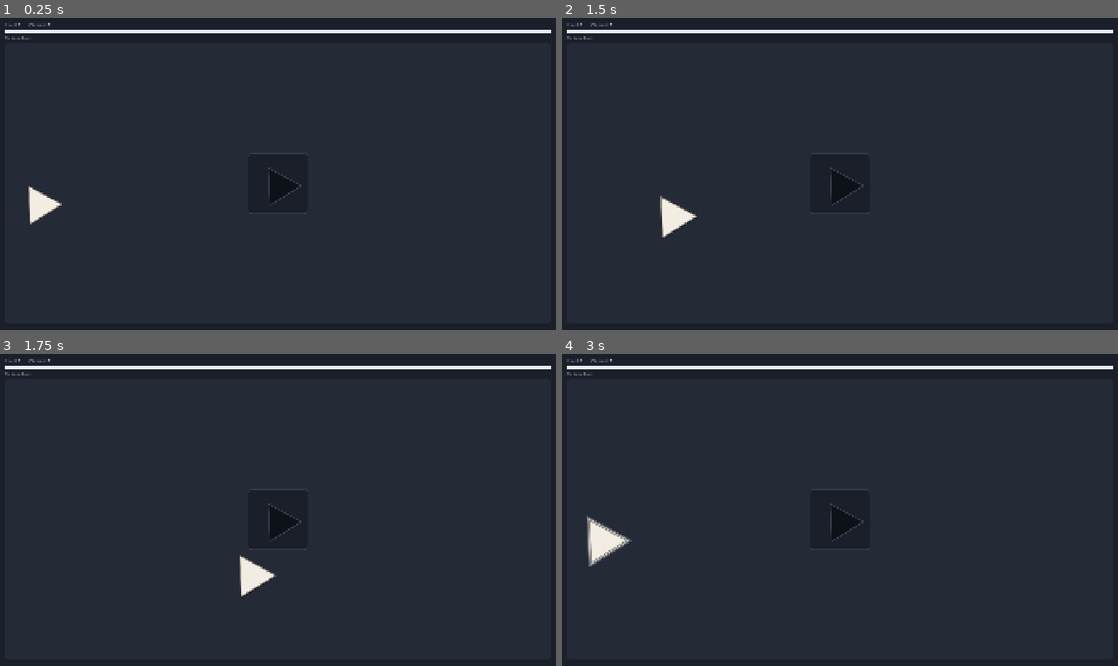
Above: before the commit, frames 1-4 (two rows, left to right).
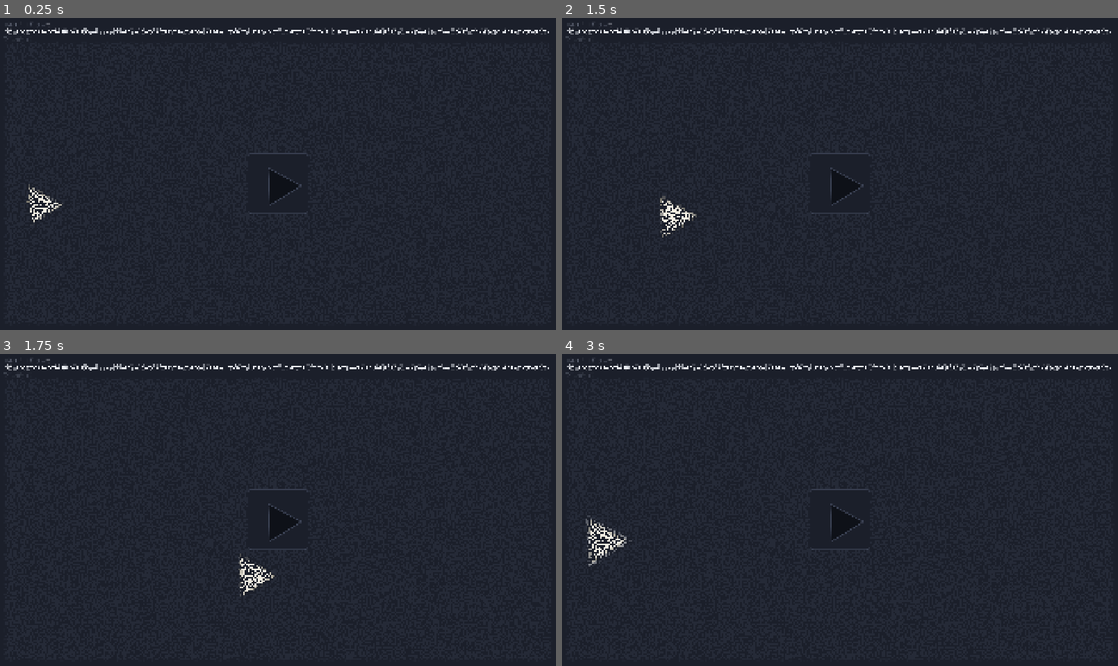
Above: after the commit, the same moments.

Repository: ooooonnnnn/Colorblind-Shape-Match
Game: Godot game, scene res://main.tscn
Same seed, same stepped clock (60 frames per second), same inputs: the game is played once before the commit and once after it.
Inputs (mouse positions are in pixels of both pictures, inside the frame that each line leads up to):
- Up to frame 1 (0.25 s): no input
- Up to frame 2 (1.5 s): tap Enter (ui_accept) at 0.5, 1.25 s; drag from (840, 183) to (895, 105) at 0.52 s; drag from (600, 202) to (812, 236) at 1.27 s
- Up to frame 3 (1.75 s): no input
- Up to frame 4 (3 s): move the mouse to (895, 441) at 2.02 s; click (895, 441) at 2.17 s; tap Enter (ui_accept) at 2.75 s; drag from (812, 572) to (673, 463) at 2.77 s

The runs differ from the first frame. In frame 1, 1.3% of the frame differs, in the area x 0-100%, y 1-67%; in frame 2, 1.3%; in frame 3, 1.3%; in frame 4, 1.5%, in the area x 0-100%, y 1-69%.

Commit message:
ishihara filter

Diff:
--- /dev/null
+++ b/dots.json
@@ -0,0 +1,5 @@
+{
+	"max_radius": 5,
+	"gap": 1,
+	"fill_percent": 80
+}
--- a/main.tscn
+++ b/main.tscn
@@ -1,9 +1,10 @@
-[gd_scene load_steps=8 format=3]
+[gd_scene load_steps=9 format=3]
 
 [ext_resource type="Script" path="res://scripts/main.gd" id="1_main"]
 [ext_resource type="Script" path="res://scripts/timer_bar.gd" id="2_timer"]
 [ext_resource type="AudioStream" path="res://sounds/uh_uh.mp3" id="4_uh_uh"]
 [ext_resource type="AudioStream" path="res://sounds/chime.mp3" id="5_chime"]
+[ext_resource type="Script" path="res://scripts/dots.gd" id="6_dots"]
 
 [sub_resource type="Theme" id="Theme_ui"]
 default_font_size = 16
@@ -133,3 +134,7 @@
 
 [node name="Chime" type="AudioStreamPlayer" parent="."]
 stream = ExtResource("5_chime")
+
+[node name="Dots" type="CanvasLayer" parent="." node_paths=PackedStringArray("mask")]
+script = ExtResource("6_dots")
+mask = NodePath("../Content/Board/Tray")
--- /dev/null
+++ b/scripts/dots.gd
@@ -0,0 +1,150 @@
+extends CanvasLayer
+## Redraws the whole screen, except the mask rectangle, as non-overlapping
+## circles that each take the color under their center. The circles are packed
+## once per screen size and mask position; their colors follow the screen live.
+
+const CONFIG_PATH := "res://dots.json"
+const MIN_RADIUS := 1.0     # px; spots that only fit a smaller circle are skipped
+const CELL := 4.0          # px; side of the cells used to track where free space is left
+
+@export var mask: Control  ## stays clear of circles
+
+var max_radius := 14.0  # px
+var gap := 3.0          # px between neighbouring circles
+var fill := 0.5         # fraction of the area outside the mask to cover
+
+var _background := ColorRect.new()
+var _circles := MultiMeshInstance2D.new()
+var _packed_for := Rect2()  # the mask rect the circles were packed around
+var _packed_size := Vector2.ZERO
+
+
+func _ready() -> void:
+	layer = 100
+	_load_config()
+
+	var bg_material := ShaderMaterial.new()
+	bg_material.shader = preload("res://shaders/dot_background.gdshader")
+	bg_material.set_shader_parameter("background", ProjectSettings.get_setting("rendering/environment/defaults/default_clear_color"))
+	_background.material = bg_material
+	_background.mouse_filter = Control.MOUSE_FILTER_IGNORE
+	add_child(_background)
+
+	var quad := QuadMesh.new()
+	quad.size = Vector2.ONE
+	var circle_material := ShaderMaterial.new()
+	circle_material.shader = preload("res://shaders/dot_circle.gdshader")
+	_circles.material = circle_material
+	_circles.multimesh = MultiMesh.new()
+	_circles.multimesh.transform_format = MultiMesh.TRANSFORM_2D
+	_circles.multimesh.mesh = quad
+	add_child(_circles)
+
+
+func _load_config() -> void:
+	var data = JSON.parse_string(FileAccess.get_file_as_string(CONFIG_PATH))
+	if not data is Dictionary:
+		push_error("Bad or missing dot config in %s" % CONFIG_PATH)
+		data = {}
+	max_radius = maxf(MIN_RADIUS, float(data.get("max_radius", max_radius)))
+	gap = maxf(0.0, float(data.get("gap", gap)))
+	fill = clampf(float(data.get("fill_percent", fill * 100)) / 100, 0.0, 1.0)
+
+
+func _process(_delta: float) -> void:
+	var screen := get_viewport().get_visible_rect().size
+	var mask_rect := mask.get_global_rect() if mask else Rect2()
+	if screen == _packed_size and mask_rect == _packed_for:
+		return
+	_packed_size = screen
+	_packed_for = mask_rect
+	_background.size = screen
+	_background.material.set_shader_parameter("mask_rect",
+			Vector4(mask_rect.position.x / screen.x, mask_rect.position.y / screen.y,
+					mask_rect.size.x / screen.x, mask_rect.size.y / screen.y))
+	_show(_pack(screen, mask_rect))
+
+
+## Circles as (x, y, radius), placed one at a time at random free spots, each
+## as large as fits, until they cover the fill fraction of the area outside mask_rect.
+func _pack(screen: Vector2, mask_rect: Rect2) -> PackedVector3Array:
+	var circles := PackedVector3Array()
+	var valid_area := screen.x * screen.y - mask_rect.get_area()
+	var target := fill * valid_area
+	var covered := 0.0
+	var mask_center := mask_rect.get_center()
+	var mask_half := mask_rect.size / 2
+
+	# Any circle that can touch a new one has its center within reach of it,
+	# so only the 3x3 grid cells around a candidate need checking.
+	var reach := 2 * max_radius + gap
+	var cols := ceili(screen.x / reach)
+	var rows := ceili(screen.y / reach)
+	var grid: Array[PackedInt32Array] = []
+	grid.resize(cols * rows)
+
+	# Candidates are drawn from small cells whose centers are not yet covered
+	# by a circle plus its gap, so draws rarely land on taken space.
+	var free_cols := ceili(screen.x / CELL)
+	var free_rows := ceili(screen.y / CELL)
+	var free := PackedInt32Array()      # ids of free cells, in no order
+	var slot := PackedInt32Array()      # each cell's index in free, or -1
+	slot.resize(free_cols * free_rows)
+	for id in slot.size():
+		var center := (Vector2(id % free_cols, id / free_cols) + Vector2.ONE * 0.5) * CELL
+		if mask_rect.has_point(center):
+			slot[id] = -1
+		else:
+			slot[id] = free.size()
+			free.append(id)
+
+	while covered < target and not free.is_empty():
+		var id := free[randi() % free.size()]
+		var p := (Vector2(id % free_cols, id / free_cols) + Vector2(randf(), randf())) * CELL
+		p = p.min(screen)
+		var r := -1.0
+		if not mask_rect.has_point(p):
+			var to_mask := ((p - mask_center).abs() - mask_half).max(Vector2.ZERO).length()
+			r = minf(max_radius, minf(to_mask, minf(minf(p.x, screen.x - p.x), minf(p.y, screen.y - p.y))))
+			var col := int(p.x / reach)
+			var row := int(p.y / reach)
+			for y in range(maxi(row - 1, 0), mini(row + 2, rows)):
+				for x in range(maxi(col - 1, 0), mini(col + 2, cols)):
+					for i in grid[y * cols + x]:
+						var c := circles[i]
+						r = minf(r, p.distance_to(Vector2(c.x, c.y)) - c.z - gap)
+		if r < MIN_RADIUS:
+			_take(id, free, slot)
+			continue
+		grid[mini(int(p.y / reach), rows - 1) * cols + mini(int(p.x / reach), cols - 1)].append(circles.size())
+		circles.append(Vector3(p.x, p.y, r))
+		covered += PI * r * r
+		# Retire the cells this circle and its gap now cover.
+		var blocked := r + gap
+		for y in range(maxi(floori((p.y - blocked) / CELL), 0), mini(ceili((p.y + blocked) / CELL), free_rows)):
+			for x in range(maxi(floori((p.x - blocked) / CELL), 0), mini(ceili((p.x + blocked) / CELL), free_cols)):
+				var cell := y * free_cols + x
+				if slot[cell] >= 0 and ((Vector2(x, y) + Vector2.ONE * 0.5) * CELL).distance_to(p) < blocked:
+					_take(cell, free, slot)
+
+	if covered < target:
+		push_warning("Dots covered %d%% of the screen, short of %d%%" % [roundi(covered / valid_area * 100), roundi(fill * 100)])
+	return circles
+
+
+## Removes cell id from free in constant time.
+func _take(id: int, free: PackedInt32Array, slot: PackedInt32Array) -> void:
+	var i := slot[id]
+	var last := free[free.size() - 1]
+	free[i] = last
+	slot[last] = i
+	free.resize(free.size() - 1)
+	slot[id] = -1
+
+
+func _show(circles: PackedVector3Array) -> void:
+	var mm := _circles.multimesh
+	mm.instance_count = circles.size()
+	for i in circles.size():
+		var c := circles[i]
+		mm.set_instance_transform_2d(i, Transform2D(0, Vector2.ONE * c.z * 2, 0, Vector2(c.x, c.y)))
--- /dev/null
+++ b/shaders/dot_background.gdshader
@@ -0,0 +1,13 @@
+shader_type canvas_item;
+// Behind the dots: shows the screen inside the mask and a flat color elsewhere.
+// Reading the screen here also makes Godot copy it before this draws, so the
+// dots drawn after it still sample the original image.
+
+uniform sampler2D screen_tex : hint_screen_texture, filter_nearest;
+uniform vec4 background : source_color;
+uniform vec4 mask_rect;  // x, y, width, height as fractions of this rect
+
+void fragment() {
+	bool in_mask = all(greaterThanEqual(UV, mask_rect.xy)) && all(lessThan(UV, mask_rect.xy + mask_rect.zw));
+	COLOR = in_mask ? texture(screen_tex, SCREEN_UV) : background;
+}
--- /dev/null
+++ b/shaders/dot_circle.gdshader
@@ -0,0 +1,15 @@
+shader_type canvas_item;
+// One circle of the dot effect, drawn on a unit quad. Fills with the screen
+// color found under the circle's center.
+
+uniform sampler2D screen_tex : hint_screen_texture, filter_nearest;
+
+void fragment() {
+	vec2 from_center = UV - 0.5;
+	if (length(from_center) > 0.5) {
+		discard;
+	}
+	// The quad is axis-aligned, so screen UV per quad UV is constant across it.
+	vec2 scale = vec2(dFdx(SCREEN_UV.x) / dFdx(UV.x), dFdy(SCREEN_UV.y) / dFdy(UV.y));
+	COLOR = texture(screen_tex, SCREEN_UV - from_center * scale);
+}
Not shown, added: scripts/dots.gd.uid
Not shown, added: shaders/dot_background.gdshader.uid
Not shown, added: shaders/dot_circle.gdshader.uid
